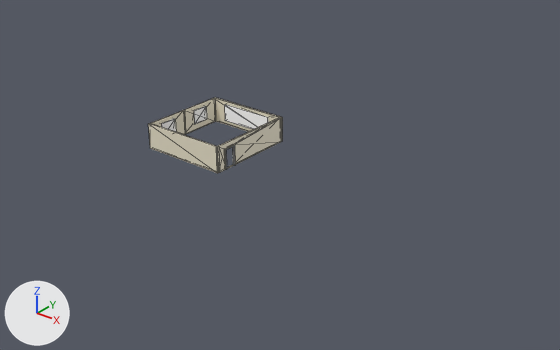
What one commit did to the glTF model objects/classroom_wall.glb.
One viewpoint serves both versions: a camera (50 mm lens) standing at (19545.0, -20448.0, 12318.0) and looking at (3464.0, -346.0, -145.0). Lighting does not change. The marker at lower left points along +X, +Y and +Z. Mesh edges are drawn as thin lines. Where no turn or scale is listed for an object, it has been applied to the vertices. Vertices at the same position are counted once.
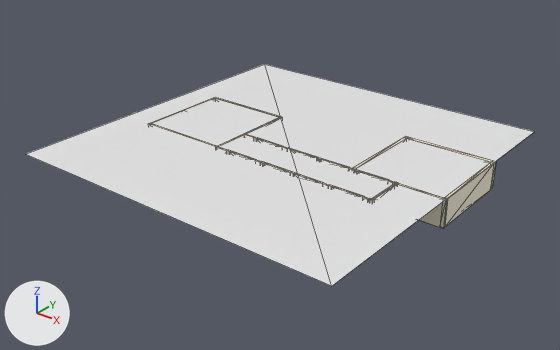
What differs and where, as boxes [x1, y1, x2, y2] in the pictures (560 x 350 px):
'Plane.013', added: after [26, 64, 534, 286]
'Plane.001', reshaped: before [148, 97, 282, 173]; after [149, 97, 282, 151]
'Plane.009', added: after [353, 136, 496, 228]
'Plane.006', added: after [329, 185, 370, 200]
'Plane.007', added: after [291, 172, 330, 186]
'Plane.008', added: after [370, 183, 398, 201]
'Plane.012', added: after [245, 134, 288, 149]
'Plane.010', added: after [317, 157, 355, 171]
'Plane.004', added: after [227, 150, 262, 163]
'Plane.005', added: after [260, 162, 291, 173]
'Plane.011', added: after [287, 148, 318, 159]
part 1 of me_plane_001, built on: before [217, 147, 220, 173]; after [216, 146, 227, 151]

The change, as a list of edits to the scene's bpy script:
```text
Change me_plane_001:
    remove me_plane_001.from_pydata(...)  # 131 vertices, 280 faces; spans x -3568.0..47.0, y -688.0..3093.0, z -405.0..630.0
    add me_plane_001.from_pydata(...)  # 143 vertices, 294 faces; spans x -3568.0..2633.0, y -688.0..3093.0, z -405.0..630.0
    me_plane_001 part 1
    4 faces are deleted
    8 vertices are added at x -41.0..495.0, y -688.0..-595.0, z -405.0..630.0
    18 new faces join them, mat_material_006 (white #f0e8d0)
Add me_plane_007:
    me_plane_007.from_pydata([(-1000.0, -1000.0, 0.0), (1000.0, -1000.0, 0.0), (1000.0, 1000.0, 0.0), (-1000.0, 1000.0, 0.0)], [], [(0, 1, 2), (0, 2, 3)])
Add ob_plane_013:
    ob_plane_013 = bpy.data.objects.new('Plane.013', me_plane_007)
    ob_plane_013.location = (3492.0, 104.0, 1014.0)
    ob_plane_013.rotation_euler = (-3.142, 0.0, 0.0)  # degrees (-180, 0, 0)
    ob_plane_013.scale = (-6.61, -6.61, -6.61)
Add ob_plane_008:
    ob_plane_008 = bpy.data.objects.new('Plane.008', me_plane_004)  # 51 vertices, 104 faces; spans x -93.0..0.0, y -600.0..989.0, z -1617.0..-582.0; in mat_material_038 (white #f0e8d0)
    ob_plane_008.location = (8383.0, -1291.0, 1617.0)
Add ob_plane_010:
    ob_plane_010 = bpy.data.objects.new('Plane.010', me_plane_014)  # 39 vertices, 82 faces; spans x -600.0..961.0, y 0.0..93.0, z -1617.0..-582.0; in mat_material_032 (white #f0e8d0)
    ob_plane_010.location = (5741.0, -394.0, 1617.0)
Add ob_plane_011:
    ob_plane_011 = bpy.data.objects.new('Plane.011', me_plane_015)  # 33 vertices, 70 faces; spans x -600.0..716.0, y 0.0..93.0, z -1617.0..-582.0; in mat_material_033 (white #f0e8d0)
    ob_plane_011.location = (4425.0, -394.0, 1617.0)
Add ob_plane_012:
    ob_plane_012 = bpy.data.objects.new('Plane.012', me_plane_016)  # 45 vertices, 94 faces; spans x -1065.0..961.0, y 0.0..93.0, z -1617.0..-582.0; in mat_material_034 (white #f0e8d0)
    ob_plane_012.location = (2864.0, -394.0, 1617.0)
Add ob_plane_009:
    ob_plane_009 = bpy.data.objects.new('Plane.009', me_plane_013)  # 83 vertices, 168 faces; spans x -737.0..2847.0, y 0.0..3628.0, z -1617.0..-582.0; in mat_material_030 (white #f0e8d0)
    ob_plane_009.location = (7301.0, -394.0, 1617.0)
Add ob_plane_006:
    ob_plane_006 = bpy.data.objects.new('Plane.006', me_plane_008)  # 51 vertices, 104 faces; spans x -600.0..989.0, y 0.0..93.0, z -1617.0..-582.0; in mat_material_024 (white #f0e8d0)
    ob_plane_006.location = (7301.0, -1890.0, 1617.0)
Add ob_plane_007:
    ob_plane_007 = bpy.data.objects.new('Plane.007', me_plane_009)  # 39 vertices, 82 faces; spans x -600.0..961.0, y 0.0..93.0, z -1617.0..-582.0; in mat_material_025 (white #f0e8d0)
    ob_plane_007.location = (5741.0, -1890.0, 1617.0)
Add ob_plane_005:
    ob_plane_005 = bpy.data.objects.new('Plane.005', me_plane_006)  # 33 vertices, 70 faces; spans x -600.0..716.0, y 0.0..93.0, z -1617.0..-582.0; in mat_material_020 (white #f0e8d0)
    ob_plane_005.location = (4425.0, -1890.0, 1617.0)
Add ob_plane_004:
    ob_plane_004 = bpy.data.objects.new('Plane.004', me_plane_003)  # 39 vertices, 82 faces; spans x -600.0..961.0, y 0.0..93.0, z -1617.0..-582.0; in mat_material_008 (white #f0e8d0)
    ob_plane_004.location = (2864.0, -1890.0, 1617.0)
```
